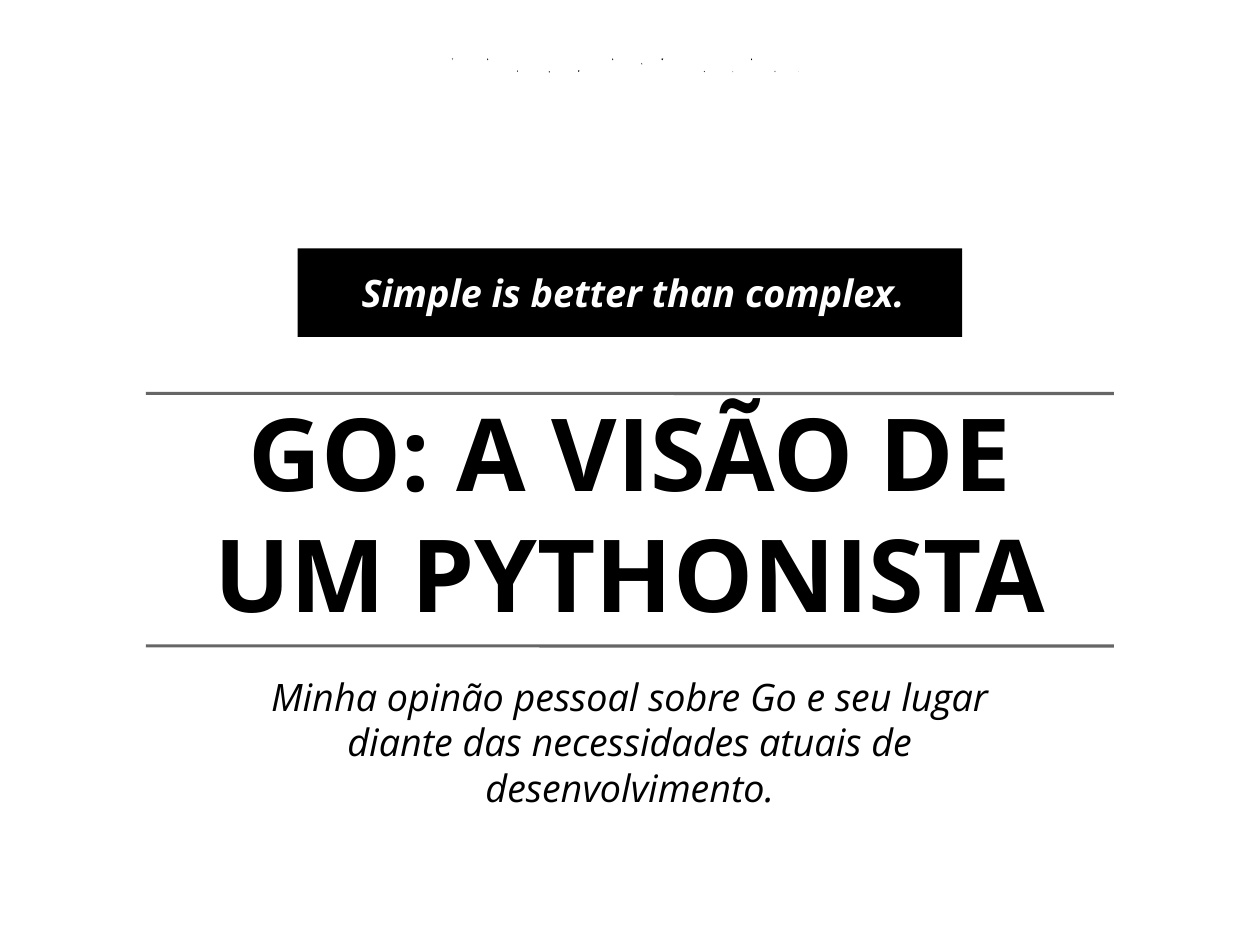
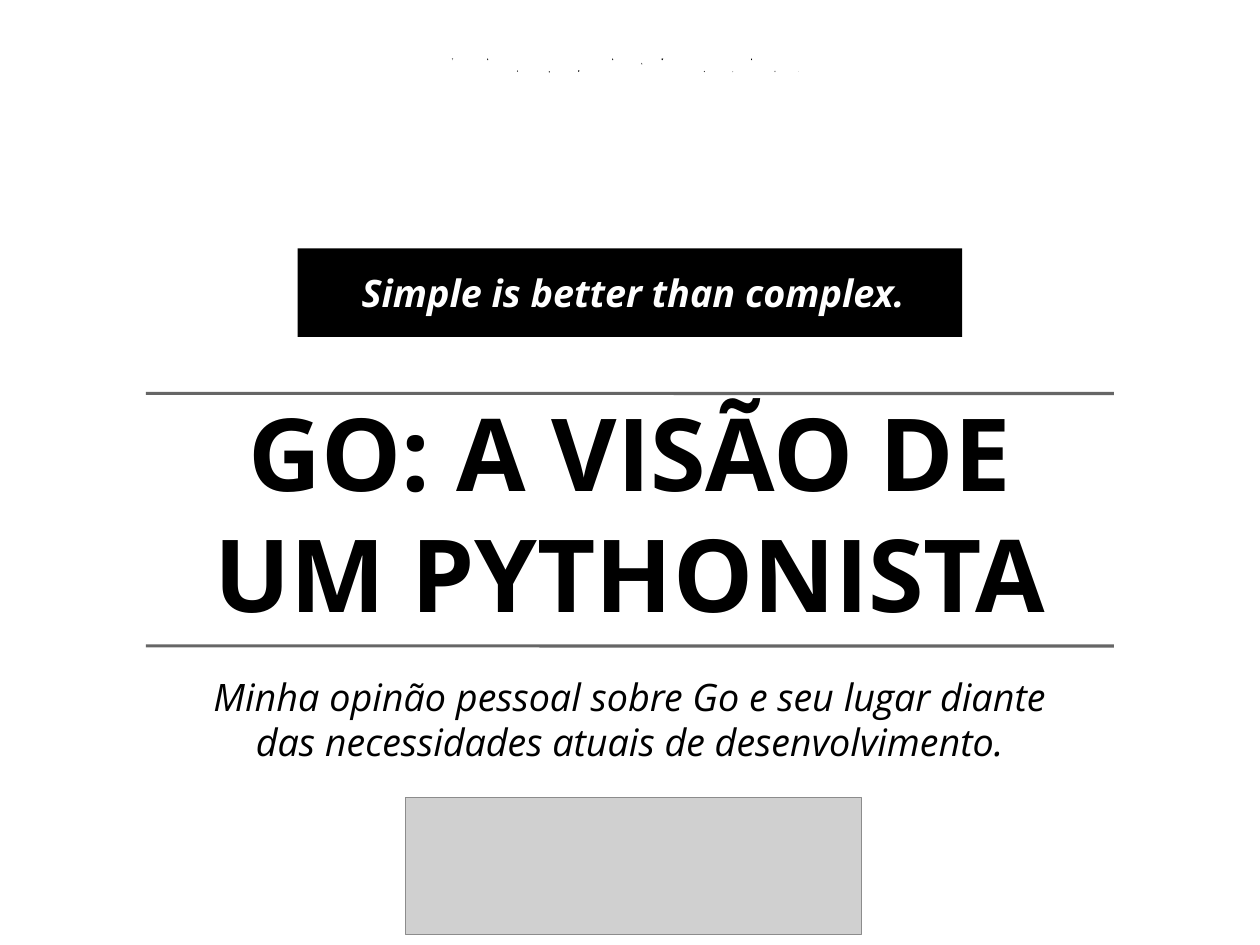
Before and after one commit to ramalho/go-pythonista, a slide deck: slide 1 of go-pythonista.odp. Drawn at 1260x945 pixels with LibreOffice and Linux fonts; fonts in the diff are those of the drawing; grey boxes stand for pictures. Boxes give left, top, right and bottom in pixels: in the first picture for what was removed or moved away, otherwise in the second. Text is boxed around its words. In the diff, an @@ line names an element or a change of style, - is before the commit and + after.

Commit message:
slides palestra 1.0

```diff
--- a/go-pythonista.odp
+++ b/go-pythonista.odp
@@ text "Minha opinão pessoal sobre Go ..." rewrapped from (271,682,988,803) to (213,682,1045,757) @@
@@ picture added at (405,799,862,936) @@
```
Also in this commit, not shown: 2 other files.
